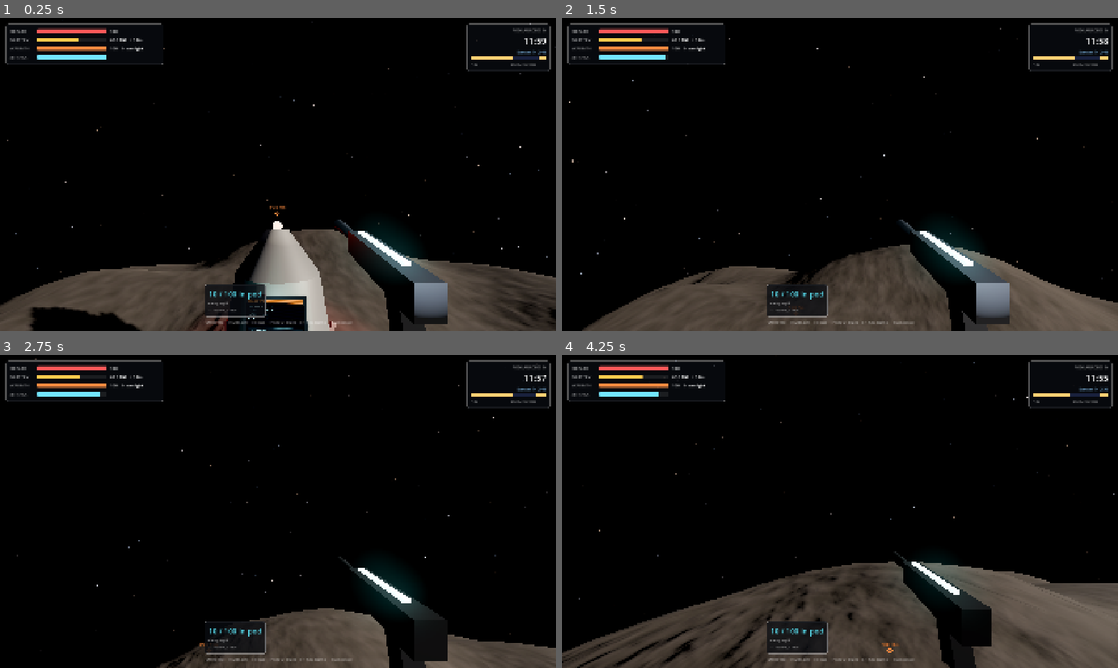
Above: before the commit, frames 1-4 (two rows, left to right).
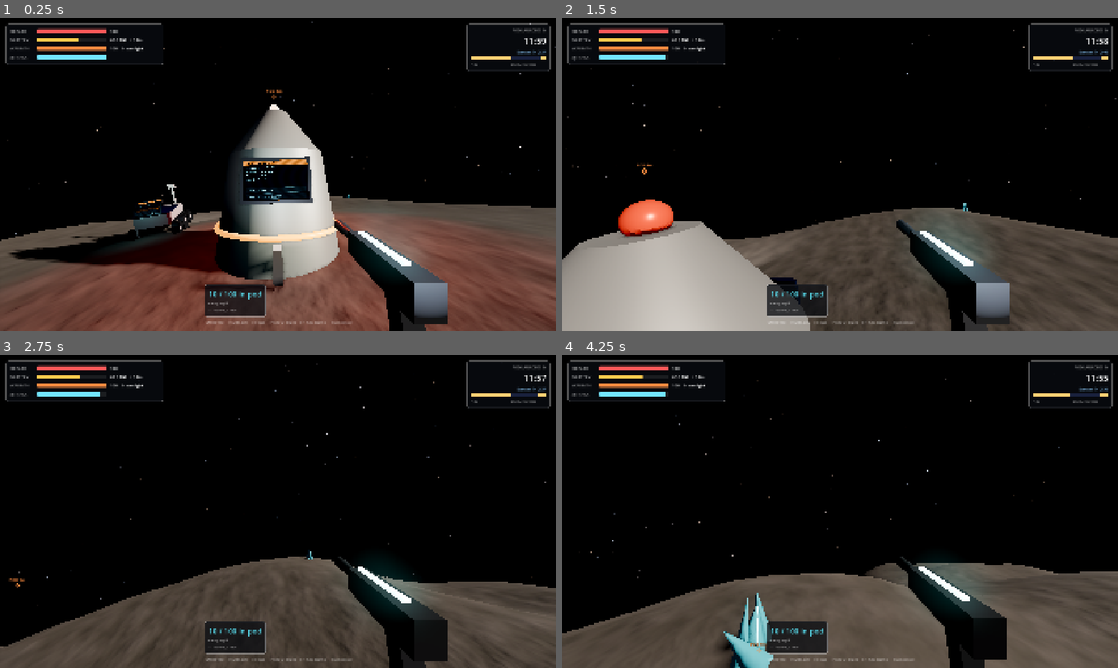
Above: after the commit, the same moments.

Repository: devonbacon/rockhopper
Game: Godot game, scene res://game/game.tscn
Two runs of this game, one before a commit and one after it. Both use one fixed random seed, a clock stepped at 60 frames per second and the inputs below.
Inputs (mouse positions are in pixels of both pictures, inside the frame that each line leads up to):
- Up to frame 1 (0.25 s): no input
- Up to frame 2 (1.5 s): tap Enter at 0.5 s; move the mouse to (867, 174) at 0.52 s; hold W from 0.53 s (still down); tap R at 0.6 s; click (867, 174) at 0.67 s; tap Space at 0.77, 1.07 s; move the mouse to (812, 174) at 1.27 s; tap Q at 1.35 s
- Up to frame 3 (2.75 s): keep holding W; tap Space at 1.52, 1.82 s; move the mouse to (289, 505) at 2.02 s; tap F at 2.1 s
- Up to frame 4 (4.25 s): keep holding W; move the mouse to (834, 517) at 2.77 s; tap Shift at 2.85 s; click (834, 517) at 2.92 s; tap Space at 3.02, 3.32, 3.77, 4.07 s; move the mouse to (878, 514) at 3.52 s; hold C from 3.53 s (still down)

The runs differ from the first frame. In frame 1, 33% of the frame differs, in the area x 0-100%, y 1-100%; in frame 2, 24%; in frame 3, 17%; in frame 4, 13%.

Commit message:
Land in a flat impact crater, and keep rovers on the surface
The pod comes down on the level floor of a shallow crater about 30 m
across, with a gentle rim that rovers can climb; other craters and
tunnel mouths keep clear of it.

Rovers parked off the pod's local frame now, not flat-world x and z,
which had put them inside the rock. They no longer step down or up more
than a metre at once, so they can't drop into a tunnel mouth, and pick
up a new path from its nearest point. The first four deposits are always
somewhere a rover can reach from the pod.

The smoke test copes with its rig being destroyed.

Co-Authored-By: Claude Opus 5.5 <noreply@anthropic.com>

Diff:
--- a/game/game.gd
+++ b/game/game.gd
@@ -46,6 +46,8 @@
 const POD_RANGE := 6.0
 const SURFACE_ORE := 16
 const DEPOSITS := 8
+## The first this many are somewhere a rover can drive to from the pod.
+const REACHABLE_DEPOSITS := 4
 const START_STOCK := 10
 const START_ROVERS := 1
 ## A rover goes out for a rig with at least this much in its hopper.
@@ -112,7 +114,7 @@
 	_add_environment()
 	terrain = Terrain.new()
 	add_child(terrain)
-	terrain.generate(seed_value)
+	terrain.generate(seed_value, Sun.dir_at(Sun.DAY * 0.21))
 	sun = Sun.new()
 	sun.time = time
 	add_child(sun)
@@ -606,8 +608,13 @@
 func _place_deposits() -> void:
 	var spots: Array[Array] = terrain.surface_spots.duplicate()
 	_shuffle(spots)
+	_place_deposits_from(spots, true)
+	_place_deposits_from(spots, false)
+
+
+func _place_deposits_from(spots: Array[Array], reachable_only: bool) -> void:
 	for spot in spots:
-		if deposits.size() == DEPOSITS:
+		if deposits.size() == (REACHABLE_DEPOSITS if reachable_only else DEPOSITS):
 			break
 		var p: Vector3 = spot[0]
 		if p.distance_to(pod.global_position) < 18.0:
@@ -619,6 +626,10 @@
 				break
 		if crowded:
 			continue
+		if reachable_only:
+			var path := terrain.find_path(pod.global_position, p)
+			if path.is_empty() or path[-1].distance_to(p) > 4.0:
+				continue
 		var up: Vector3 = (spot[1] + p.normalized()).normalized()
 		var deposit := Fixture.make(&"deposit", p - up * 0.3, up)
 		add_child(deposit)
--- a/tests/smoke.gd
+++ b/tests/smoke.gd
@@ -65,7 +65,7 @@
 			if _elapsed < 94.0:
 				return false
 			var rover := _game.rovers[0]
-			print("after 90 s: rig holds %d (%s), stock %d -> %d, rover %s carrying %d, %.0f m from the pod" % [_rig.stored, _rig.stalled if _rig.stalled != "" else "drilling", _stock_before, _game.stock, Rover.Tas …(97 unchanged characters)…
+			print("after 90 s: rig holds %d (%s), stock %d -> %d, rover %s carrying %d, %.0f m from the pod" % [_rig.stored if is_instance_valid(_rig) else -1, (_rig.stalled if _rig.stalled != "" else "drilling") if is_instance_valid(_rig) else "destroyed", _stock_before, _game.stock, Rover.Tas …(97 unchanged characters)…
 			if _game.stock <= _stock_before:
 				push_error("the rover brought nothing home")
 			print("research: armour %s, max health %.0f" % [_game.has(&"armour"), _game.max_health()])
--- a/world/rover.gd
+++ b/world/rover.gd
@@ -20,6 +20,8 @@
 const WHEEL_RADIUS := 0.32
 ## How long it leaves a rig it couldn't reach.
 const GIVE_UP_FOR := 30.0
+## The most it'll drop or climb in one step; past that it's a ledge.
+const MAX_STEP := 1.0
 
 var game: Game
 var task := Task.PARKED
@@ -63,7 +65,8 @@
 		task = Task.HOMEBOUND
 	match task:
 		Task.PARKED:
-			_drive_to(park_point(), 1.0, delta)
+			if _drive_to(park_point(), 1.0, delta) != 0:
+				_settle(global_position, delta)
 			rig = game.pick_rig(self) if order == &"haul" else null
 			if rig:
 				task = Task.OUTBOUND
@@ -105,7 +108,9 @@
 
 func park_point() -> Vector3:
 	var angle := 2.2 + slot * 0.75
-	return game.pod.global_position + Vector3(cos(angle), 0.0, sin(angle)) * 6.5
+	var frame := Fixture.upright(game.pod.normal)
+	var spot := game.pod.global_position + (frame.x * cos(angle) + frame.z * sin(angle)) * 6.5
+	return game.terrain.surface_point(spot)[0]
 
 
 ## Drives a step towards target along a path. 1 once it's within arrive
@@ -122,6 +127,12 @@
 		_repath = 3.0
 		_path = game.terrain.find_path(pos, target)
 		_next = 0
+		var closest := INF
+		for i in _path.size():
+			var gap := _path[i].distance_to(pos)
+			if gap < closest:
+				closest = gap
+				_next = i
 	while _next < _path.size() and _across(_path[_next] - pos, up).length() < 1.2:
 		_next += 1
 	var waypoint := target
@@ -148,9 +159,11 @@
 ## Puts it at pos on the ground, tilted to the slope under it.
 func _settle(pos: Vector3, delta: float) -> void:
 	var up := pos.normalized()
-	var query := PhysicsRayQueryParameters3D.create(pos + up * 3.0, pos - up * 6.0, Terrain.ROCK_LAYER)
+	var query := PhysicsRayQueryParameters3D.create(pos + up * 1.5, pos - up * 3.0, Terrain.ROCK_LAYER)
 	var hit := get_world_3d().direct_space_state.intersect_ray(query)
-	if !hit.is_empty():
+	if hit.is_empty() or absf((hit.position - global_position).dot(up)) > MAX_STEP:
+		pos = global_position
+	else:
 		pos = hit.position
 		_ground_up = _ground_up.slerp(hit.normal, minf(1.0, delta * 6.0)).normalized()
 	var ahead := _heading - _ground_up * _heading.dot(_ground_up)
--- a/world/terrain.gd
+++ b/world/terrain.gd
@@ -16,6 +16,10 @@
 const BUCKET := 12.0
 ## Steepest a rover will drive, against up from the centre.
 const ROVER_SLOPE := 30.0
+## The landing crater: a level floor this far across (arc, metres from its
+## middle), then a rim over the next few.
+const LANDING_FLOOR := 15.0
+const LANDING_RIM := 10.0
 
 var chambers: Array[Vector4] = []
 var worms: Array[Array] = []
@@ -26,20 +30,25 @@
 var triangle_count := 0
 var generate_ms := 0
 var graph := AStar3D.new()
+## Where the landing crater is, as a direction in the unstretched ball.
+var landing := Vector3.ZERO
 
 var _shape := FastNoiseLite.new()
 var _rng := RandomNumberGenerator.new()
 ## Vector3i -> [craters, chambers, worms] overlapping that cube.
 var _buckets := {}
 var _quads := PackedInt32Array()
-
-
-func generate(seed_value: int) -> void:
+var _landing_r := 0.0
+
+
+func generate(seed_value: int, landing_dir := Vector3.ZERO) -> void:
 	var started := Time.get_ticks_msec()
 	_rng.seed = seed_value
 	_shape.seed = seed_value
 	_shape.frequency = 0.045
 	_shape.fractal_octaves = 3
+	landing = (landing_dir / STRETCH).normalized() if landing_dir != Vector3.ZERO else Vector3.ZERO
+	_landing_r = RADIUS + LUMP * _shape.get_noise_3dv(landing * 30.0) - 1.0
 	_add_features()
 	var extent := maxf(STRETCH.x, maxf(STRETCH.y, STRETCH.z)) * (RADIUS + LUMP) + 3.0
 	var count := ceili(2.0 * extent / CELL)
@@ -54,8 +63,8 @@
 func density(p: Vector3) -> float:
 	var q := p / STRETCH
 	var length := q.length()
-	if length > RADIUS + LUMP + 2.0:
-		return length - (RADIUS + LUMP)
+	if length > RADIUS + LUMP + 4.0:
+		return length - (RADIUS + LUMP + 2.0)
 	var d := length - (RADIUS - LUMP) if length < RADIUS - LUMP - 2.0 else body(p)
 	if d > 3.0:
 		return d
@@ -77,7 +86,22 @@
 	var length := q.length()
 	if length < 0.001:
 		return -RADIUS
-	return length - (RADIUS + LUMP * _shape.get_noise_3dv(q / length * 30.0))
+	var dir := q / length
+	var surface := RADIUS + LUMP * _shape.get_noise_3dv(dir * 30.0)
+	var arc := _landing_arc(dir)
+	if arc < LANDING_FLOOR + LANDING_RIM * 2.0:
+		var level := 1.0 - smoothstep(LANDING_FLOOR - 2.0, LANDING_FLOOR + LANDING_RIM, arc)
+		var rim := (arc - LANDING_FLOOR - 2.0) / 4.0
+		surface = lerpf(surface, _landing_r, level) + 1.2 * exp(-rim * rim)
+	return length - surface
+
+
+## How far round the surface, roughly, a direction is from the landing
+## crater's middle.
+func _landing_arc(dir: Vector3) -> float:
+	if landing == Vector3.ZERO:
+		return INF
+	return acos(clampf(dir.dot(landing), -1.0, 1.0)) * RADIUS
 
 
 ## The first rock along a ray in from outside towards the centre, through
@@ -144,6 +168,8 @@
 	for i in 18:
 		var dir := _random_dir()
 		var r := _rng.randf_range(5.0, 14.0)
+		if _landing_arc((dir / STRETCH).normalized()) < LANDING_FLOOR + LANDING_RIM + r:
+			continue
 		var surface := dir * (RADIUS + LUMP * _shape.get_noise_3dv(dir * 30.0)) * STRETCH
 		var c := surface + dir * r * 0.55
 		craters.push_back(Vector4(c.x, c.y, c.z, r))
@@ -156,6 +182,10 @@
 		chambers.push_back(Vector4(centre.x, centre.y, centre.z, size))
 		_add_bucketed(centre - Vector3.ONE * size, centre + Vector3.ONE * size, 1, Vector4(centre.x, centre.y, centre.z, size))
 		var out_dir := (dir + _random_dir() * 0.5).normalized()
+		for attempt in 8:
+			if _landing_arc((out_dir / STRETCH).normalized()) > LANDING_FLOOR + LANDING_RIM + 6.0:
+				break
+			out_dir = (dir + _random_dir() * 0.8).normalized()
 		var mouth := out_dir * (RADIUS + LUMP + 6.0) * STRETCH
 		var bend := centre.lerp(mouth, 0.5) + _random_dir() * 8.0
 		var width := _rng.randf_range(2.2, 2.8)
Not shown, changed: README.md
